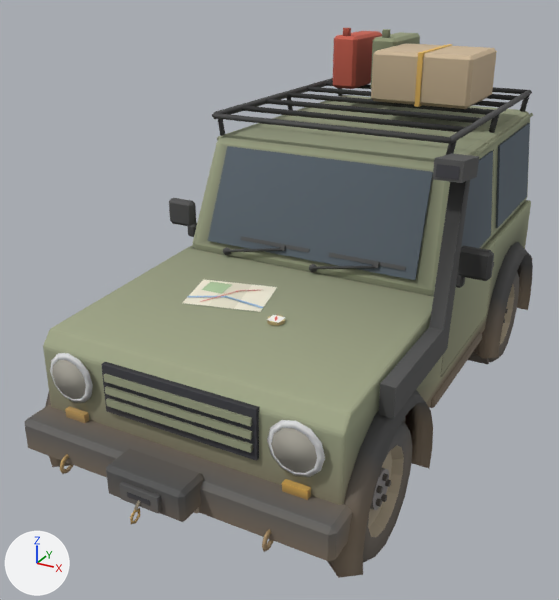
The glTF model props/jeep/jeep_expedition.glb as it was, and as the next commit left it.
Before and after are seen from a camera (50 mm lens) standing at (1.81, -3.99, 2.64) and looking at (-0.22, -0.29, 0.79). The axes (+X, +Y, +Z) are drawn at lower left. The lights are the same throughout. The older version comes first. Where no turn or scale is listed for an object, it has been applied to the vertices. Vertices at exactly the same position are counted once.

In view in the first picture: 'Compass', 'DoorD', 'DoorP', 'Glass', 'GlassP', 'Jeep', 'Map'.
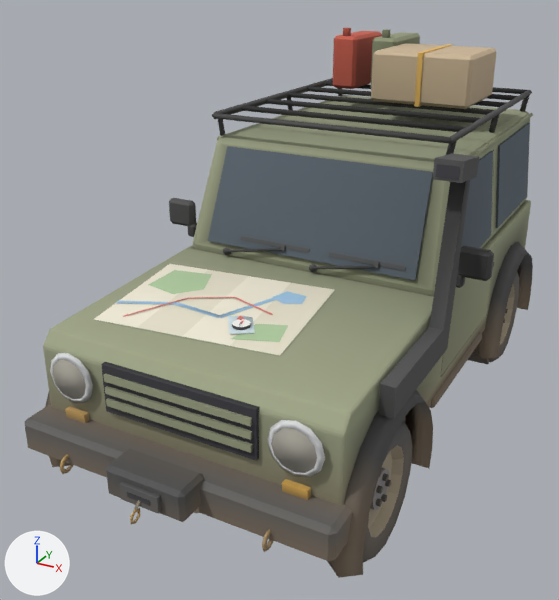
Boxes [x1, y1, x2, y2] around the edits, measured in the pictures (559 x 600 px; the box of a moved part takes in the faces that stretch with it):
'Map', reshaped, moved (154% wider, 174% taller): before [183, 279, 277, 312]; after [94, 264, 334, 356]
'Compass', reshaped, moved: before [267, 315, 285, 326]; after [228, 316, 255, 334]
part 1 of me_cylinder_010, rebuilt: before [267, 315, 285, 326]; after [232, 319, 251, 330]
part 2 of me_cylinder_010, moved or reshaped: before [267, 315, 285, 323]; after [228, 316, 255, 334]
part 3 of me_quad_008, rebuilt: before [202, 282, 232, 294]; after [188, 297, 235, 299]
part 4 of me_quad_008, rebuilt (15% wider, 750% taller): before [187, 296, 225, 297]; after [175, 302, 219, 318]
part 5 of me_quad_008, deleted: before [225, 296, 263, 308]
part 6 of me_quad_008, built on: before [183, 279, 277, 312]; after [94, 264, 334, 356]

Diff of the bpy script that builds the scene:
```diff
--- a/props/jeep/jeep_expedition.glb.py
+++ b/props/jeep/jeep_expedition.glb.py
@@ me_cylinder_010 @@
 # used by ob_compass; location = (0.16, -1.02, 1.038)
-me_cylinder_010.from_pydata(...)  # 24 vertices, 32 faces; spans x -0.045..0.045, y -0.045..0.045, z 0.0..0.018
+me_cylinder_010.from_pydata(...)  # 38 vertices, 40 faces; spans x -0.106..0.106, y -0.1164..0.1164, z 0.0..0.018
+# me_cylinder_010 part 1: the loose piece of 16 vertices spanning x -0.045..0.045, y -0.045..0.045, z 0.0..0.016 is rebuilt with 24 vertices and now spans x -0.0336..0.0562, y -0.0614..0.0284, z 0.0..0.016
+# me_cylinder_010 part 2
+# 8 vertices are removed from x -0.034..0.034, y -0.034..0.034, z 0.0165..0.018
+# 4 faces are deleted
+# 14 vertices are added at x -0.106..0.106, y -0.1164..0.1164, z 0.0..0.018
+# 6 new faces join them
 me_cylinder_010.materials.append(mat_baked_005)
@@ me_quad_008 @@
 # used by ob_map; location = (-0.2, -0.86, 1.045)
-me_quad_008.from_pydata(...)  # 28 vertices, 16 faces; spans x -0.238..0.238, y -0.192..0.192, z -0.008..0.009
+me_quad_008.from_pydata(...)  # 48 vertices, 28 faces; spans x -0.534..0.534, y -0.418..0.418, z -0.018..0.018
+# me_quad_008 part 3: the loose piece of 4 vertices spanning x -0.185..-0.049, y -0.018..0.111, z 0.001..0.007 is rebuilt with 4 vertices and now spans x -0.177..0.043, y -0.023..0.102, z 0.003..0.008
+# me_quad_008 part 4: the loose piece of 4 vertices spanning x -0.192..-0.009, y -0.132..-0.026, z -0.003..0.002 is rebuilt with 4 vertices and now spans x -0.193..0.089, y -0.136..-0.079, z -0.002..-0.001
+# me_quad_008 part 5: the loose piece of 4 vertices spanning x -0.014..0.23, y -0.07..-0.025, z 0.0..0.002 is deleted
+# me_quad_008 part 6
+# 8 vertices are removed from x -0.238..0.238, y -0.192..0.192, z -0.008..0.008
+# 6 faces are deleted
+# 40 vertices are added at x -0.534..0.534, y -0.418..0.418, z -0.018..0.018
+# 24 new faces join them
+# other edits to the shape of me_quad_008 do not show in these pictures
 me_quad_008.materials.append(mat_baked_004)
@@ ob_compass @@
 ob_compass = bpy.data.objects.new('Compass', me_cylinder_010)
-ob_compass.location = (0.16, -1.02, 1.038)
+ob_compass.location = (0.026, -1.125, 1.037)
@@ ob_map @@
 ob_map = bpy.data.objects.new('Map', me_quad_008)
-ob_map.location = (-0.2, -0.86, 1.045)
+ob_map.location = (-0.2, -0.98, 1.039)
```
